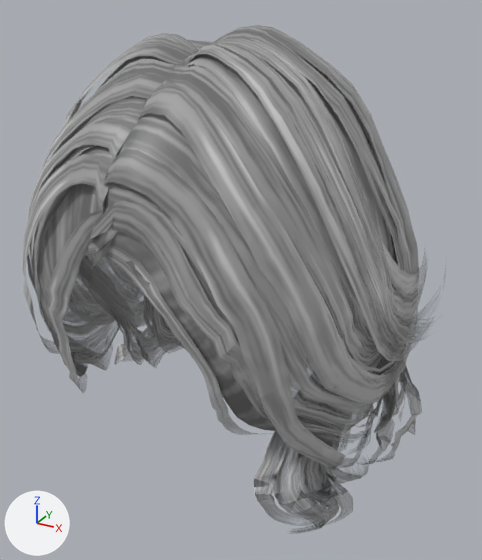
Before and after pictures for a commit that changed the glTF model public/models/daz_hair_wavy_bob.glb.
The view is the same before and after, from a 50 mm camera at (0.181, -0.308, 0.156) aimed at (0.005, 0.011, -0.004). Lighting does not change. The marker at lower left points along +X, +Y and +Z. The first picture is the older version. Vertices at exactly the same position are counted once.

The scene before the commit, as lines of its bpy script (objects in view):
```python
me_daz_hair_wavy_bob = bpy.data.meshes.new('daz_hair_wavy_bob')
me_daz_hair_wavy_bob.from_pydata(...)  # 6675 vertices, 9259 faces; spans x -0.126..0.125, y -0.11..0.131, z -0.136..0.138
me_daz_hair_wavy_bob.materials.append(mat_daz_hair_wavy_bob_mat)  # picture img_daz_hair_wavy_bob_tex
ob_daz_hair_wavy_bob = bpy.data.objects.new('daz_hair_wavy_bob', me_daz_hair_wavy_bob)
ob_daz_hair_wavy_bob.location = (0.0, 0.0, 0.0)
```
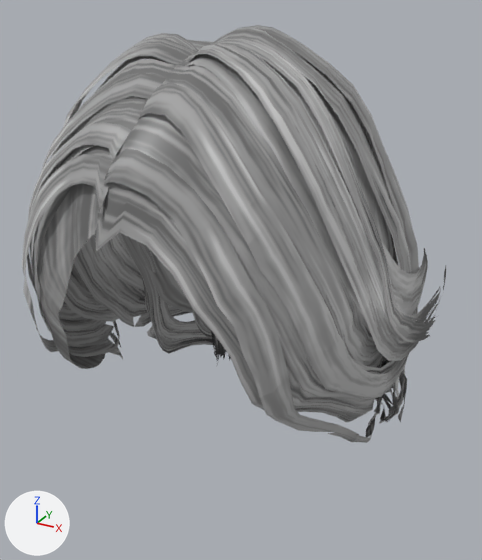
Pixel boxes [x1, y1, x2, y2] of what changed, in the pictures (482 x 560 px; the box of a moved part takes in the faces that stretch with it):
'daz_hair_wavy_bob', reshaped (18% shorter)
    before: [22, 25, 426, 533]
    after: [22, 25, 446, 443]
part 1 of me_daz_hair_wavy_bob, deleted
    before: [46, 201, 422, 533]
part 2 of me_daz_hair_wavy_bob, cut back
    before: [266, 302, 407, 521]
    after: [253, 350, 407, 443]
part 3 of me_daz_hair_wavy_bob, moved or reshaped
    before: [44, 289, 133, 377]
    after: [44, 281, 134, 369]
part 4 of me_daz_hair_wavy_bob, edited (looks the same)
    both: [22, 25, 426, 425]

The change, as a list of edits to the scene's bpy script:
```text
Add mat_daz_hair_wavy_bob_mat_1:
    mat_daz_hair_wavy_bob_mat_1 = bpy.data.materials.new('daz_hair_wavy_bob_mat')
    # uses the picture img_daz_hair_wavy_bob_tex
Change me_daz_hair_wavy_bob:
    used by ob_daz_hair_wavy_bob; location = (0.0, 0.0, 0.0)
    remove me_daz_hair_wavy_bob.from_pydata(...)  # 6675 vertices, 9259 faces; spans x -0.126..0.125, y -0.11..0.131, z -0.136..0.138
    add me_daz_hair_wavy_bob.from_pydata(...)  # 4882 vertices, 6727 faces; spans x -0.126..0.125, y -0.106..0.131, z -0.111..0.138
    me_daz_hair_wavy_bob part 1: 19 loose pieces with 1534 vertices, spanning x -0.102..0.118, y -0.11..0.094, z -0.136..0.075, are deleted
    me_daz_hair_wavy_bob part 2: 116 vertices moved from x -0.017..0.106, y -0.075..0.109, z -0.099..-0.027 to x -0.017..0.106, y -0.072..0.109, z -0.099..-0.027; 286 vertices removed from x -0.064..0.103, y -0.055..0.12, z -0.136..0.012; 29 vertices added at x 0.075..0.103, y -0.047..0.019, z -0.082..-0.028
    me_daz_hair_wavy_bob part 3: 117 vertices moved from x -0.107..-0.041, y -0.084..0.017, z -0.076..-0.026 to x -0.107..-0.041, y -0.084..0.018, z -0.076..-0.026; 14 vertices removed from x -0.103..-0.083, y -0.012..0.02, z -0.076..-0.054; 12 vertices added at x -0.103..-0.083, y 0.003..0.02, z -0.076..-0.054
    me_daz_hair_wavy_bob part 4: 6642 faces spanning x -0.126..0.125, y -0.106..0.131, z -0.111..0.138 switch from mat_daz_hair_wavy_bob_mat (picture img_daz_hair_wavy_bob_tex) to mat_daz_hair_wavy_bob_mat_1
```
